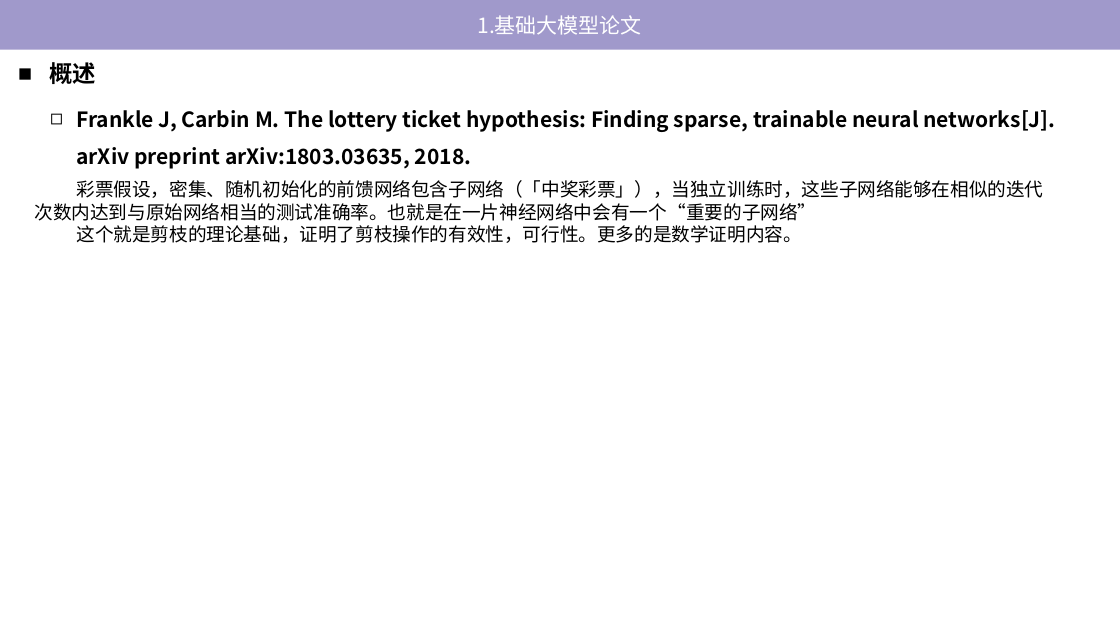
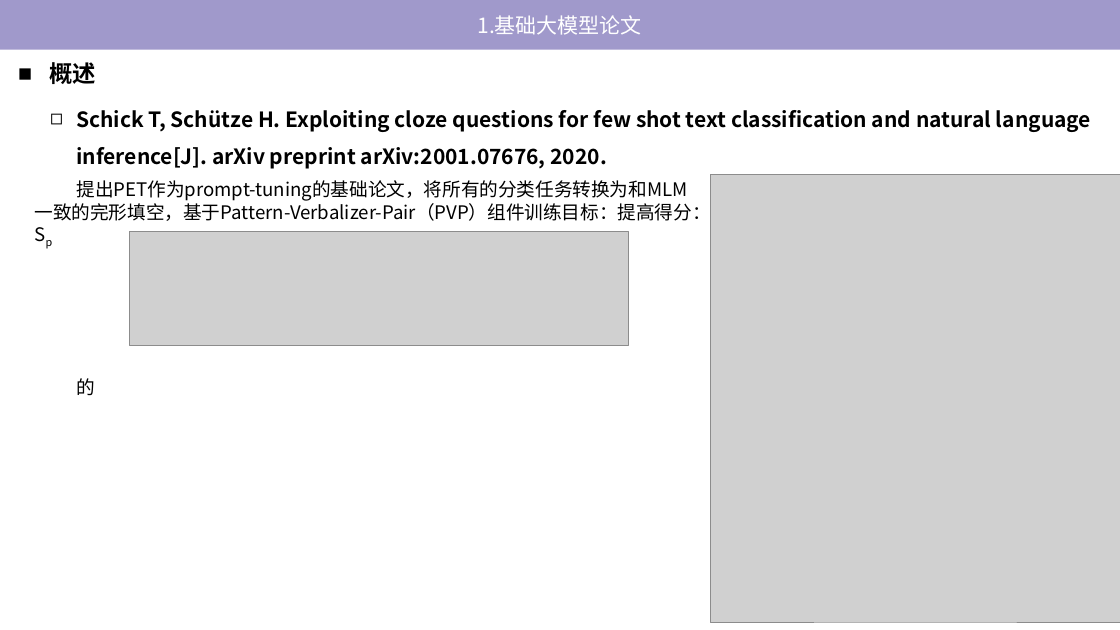
Before and after one commit to tj-messi/cv-computer-visual-tj, a slide deck: slide 5 of 0.组会记录/2024-11-21/report-2024-11-21.pptx. Drawn at 1120x630 pixels with LibreOffice and Linux fonts; fonts in the diff are those of the drawing; grey boxes stand for pictures. Boxes give left, top, right and bottom in pixels: in the first picture for what was removed or moved away, otherwise in the second. Text is boxed around its words. In the diff, an @@ line names an element or a change of style, - is before the commit and + after.

```diff
--- a/0.组会记录/2024-11-21/report-2024-11-21.pptx
+++ b/0.组会记录/2024-11-21/report-2024-11-21.pptx
@@ text at (x1=76, y1=110, x2=1091, y2=169): text changed @@
-◻ Frankle J, Carbin M. The lottery ticket hypothesis: Finding sparse, trainable neural networks[J]. arXiv preprint arXiv:1803.03635, 2018.
+◻ Schick T, Schütze H. Exploiting cloze questions for few shot text classification and natural language inference[J]. arXiv preprint arXiv:2001.07676, 2020.
@@ picture added at (x1=711, y1=174, x2=1120, y2=622) @@
@@ text at (x1=35, y1=180, x2=711, y2=225): text changed @@
-彩票假设，密集、随机初始化的前馈网络包含子网络（「中奖彩票」），当独立训练时，这些子网络能够在相似的迭代次数内达到与原始网络相当的测试准确率。也就是在一片神经网络中会有一个“重要的子网络”
-这个就是剪枝的理论基础，证明了剪枝操作的有效性，可行性。更多的是数学证明内容。
+提出PET作为prompt-tuning的基础论文，将所有的分类任务转换为和MLM一致的完形填空，基于Pattern-Verbalizer-Pair（PVP）组件训练目标：提高得分：Sp
+的
@@ picture added at (x1=129, y1=231, x2=628, y2=346) @@
```
Also in this commit, not shown: 2 other slides changed, 1 other file.
